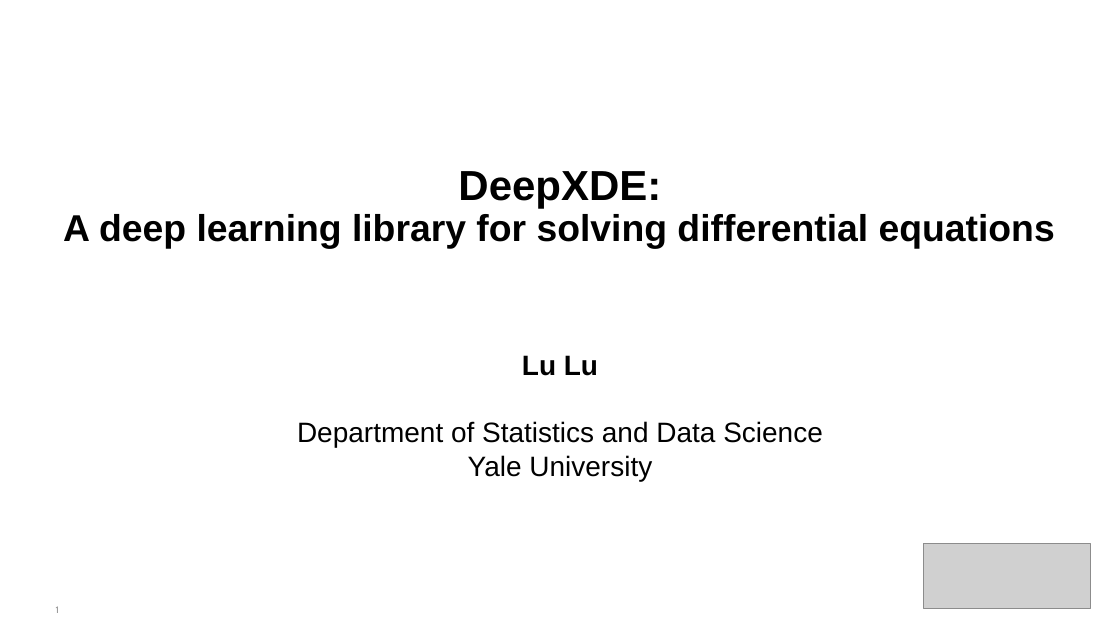
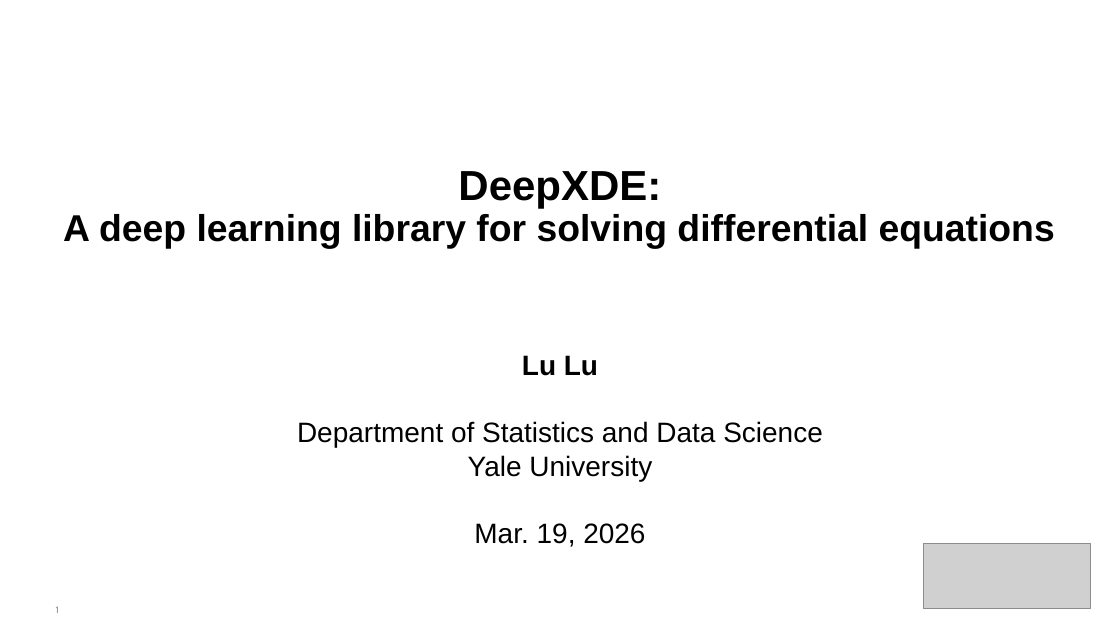
Before and after one commit to lululxvi/tutorials, a slide deck: slide 1 of 20260319_AI4S_PINN/lecture_DeepXDE_PINN.pptx. Drawn at 1120x630 pixels with LibreOffice and Linux fonts; fonts in the diff are those of the drawing; grey boxes stand for pictures. Boxes give left, top, right and bottom in pixels: in the first picture for what was removed or moved away, otherwise in the second. Text is boxed around its words. In the diff, an @@ line names an element or a change of style, - is before the commit and + after.

Commit message:
Update PINN and DeepXDE slides

```diff
--- a/20260319_AI4S_PINN/lecture_DeepXDE_PINN.pptx
+++ b/20260319_AI4S_PINN/lecture_DeepXDE_PINN.pptx
@@ text at [474,523,645,547]: paragraph added @@
+Mar. 19, 2026
```
Also in this commit, not shown: 3 other files.
